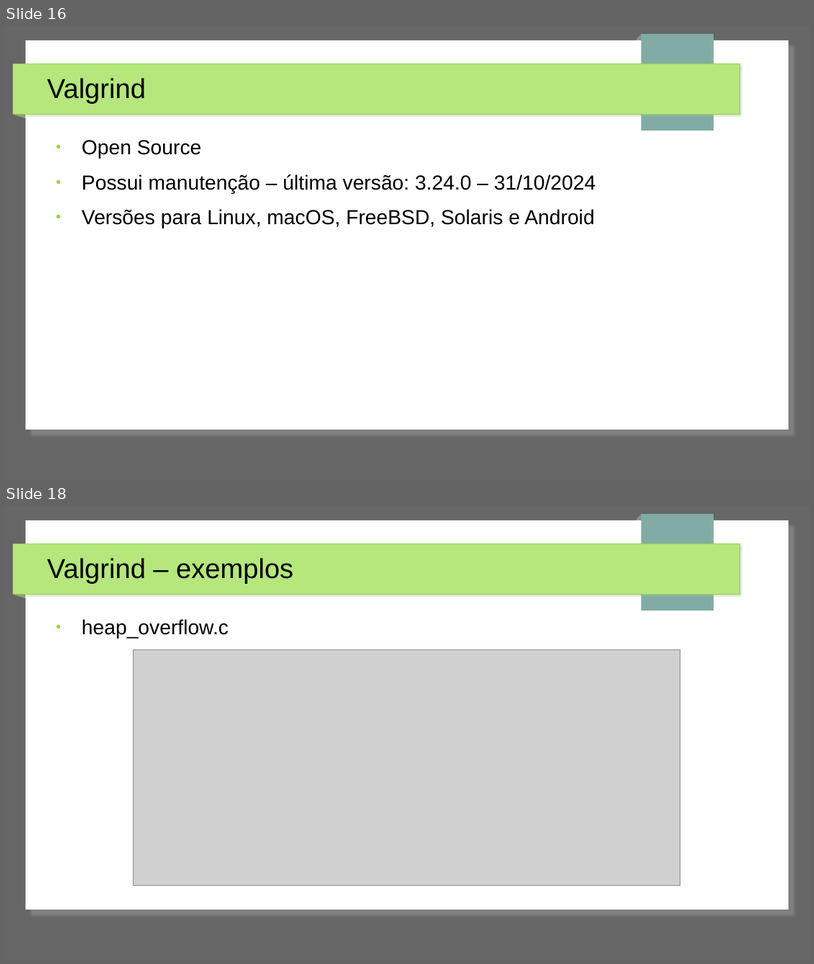
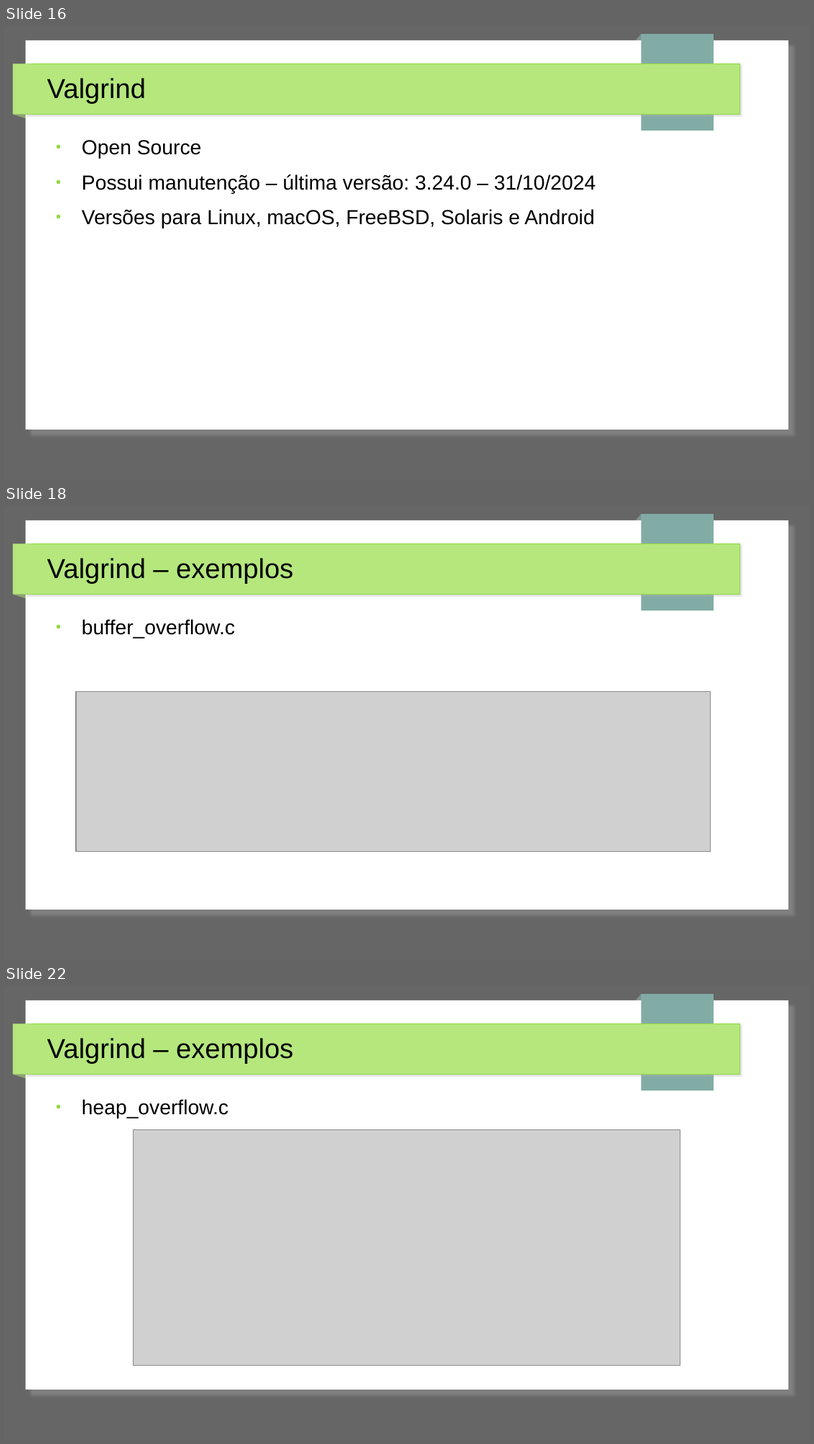
Before and after one commit to jpantonow/SB-T1-ANALISADORES, a slide deck: Slides.odp. Shown one above the other, each under a label of ours: slides 16 and 18 before the commit, slides 16, 18 and 22 after it; the slides between them are not shown. The pictures are 814x964 and 814x1444 pixels, drawn with LibreOffice and Linux fonts; fonts in the diff are those of the drawing; grey boxes stand for pictures. Boxes give left, top, right and bottom in pixels: in the first picture for what was removed or moved away, otherwise in the second. Text is boxed around its words. In the diff, an @@ line names an element or a change of style, - is before the commit and + after.

Commit message:
mais valgrind

```diff
--- a/Slides.odp
+++ b/Slides.odp
@@ slide 18 added at bbox=[4, 506, 810, 960], background #666666; not listed: 7 template elements that a slide beside it also shows @@
@@ title added at bbox=[47, 558, 293, 584], 27 pt, text #000000 @@
+Valgrind – exemplos
@@ text added at bbox=[82, 619, 235, 638], 20 pt, text #000000 @@
+● buffer_overflow.c
@@ picture added at bbox=[76, 692, 711, 852] @@
@@ what was slide 18 is now slide 22 @@
```
Also in this commit, not shown: 1 slide changed, 9 other slides added, 1 other file.
